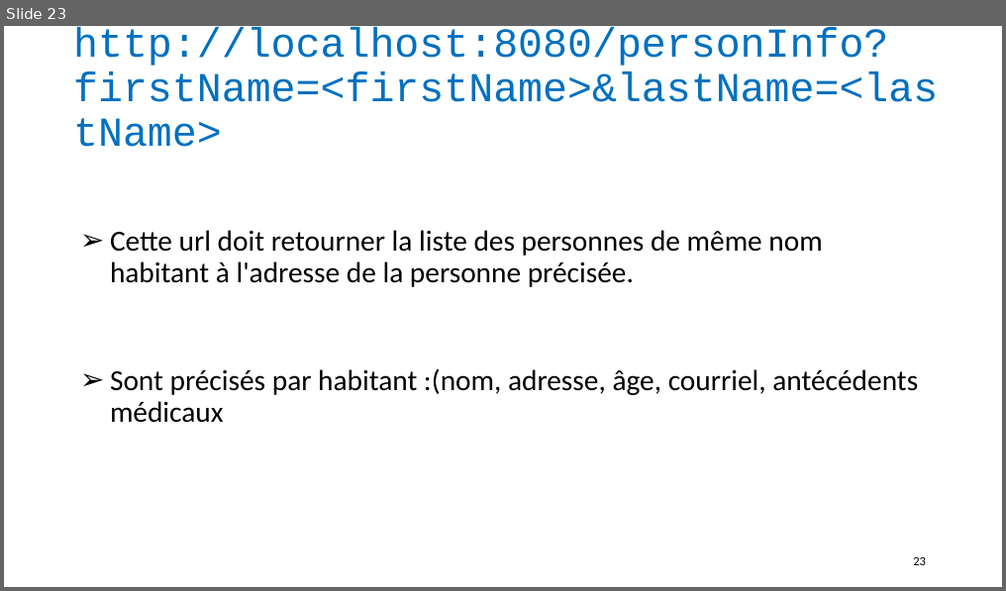
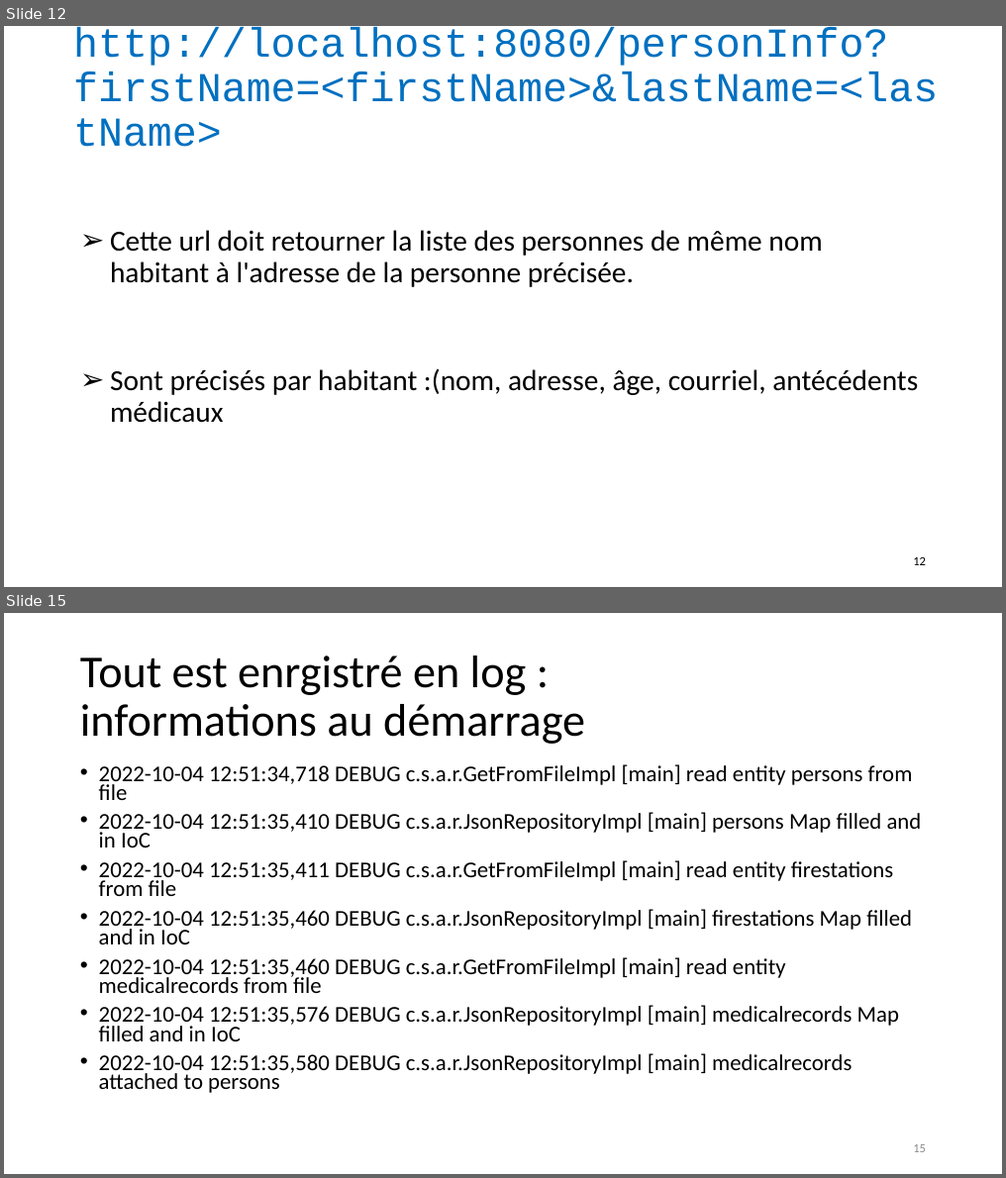
Before and after one commit to andrechico999/https-github.com-emmo78-com.safetynet.alerts, a slide deck: A_Livrables/MOREL_Olivier_4_slides_062022.pptx. Shown one above the other, each under a label of ours: slide 23 before the commit, slides 12 and 15 after it; the slides between them are not shown. The pictures are 1006x591 and 1006x1178 pixels, drawn with LibreOffice and Linux fonts; fonts in the diff are those of the drawing. Boxes give left, top, right and bottom in pixels: in the first picture for what was removed or moved away, otherwise in the second. Text is boxed around its words. In the diff, an @@ line names an element or a change of style, - is before the commit and + after.

```diff
--- a/A_Livrables/MOREL_Olivier_4_slides_062022.pptx
+++ b/A_Livrables/MOREL_Olivier_4_slides_062022.pptx
@@ slide 15 added at bbox=[4, 613, 1002, 1174], background #FFFFFF @@
@@ title added at bbox=[80, 656, 585, 744], 44 pt, text #000000 @@
+Tout est enrgistré en log :
+informations au démarrage
@@ text added at bbox=[99, 764, 922, 1093], 21.7 pt, text #000000 @@
+• 2022-10-04 12:51:34,718 DEBUG c.s.a.r.GetFromFileImpl [main] read entity persons from file
+• 2022-10-04 12:51:35,410 DEBUG c.s.a.r.JsonRepositoryImpl [main] persons Map filled and in IoC
+• 2022-10-04 12:51:35,411 DEBUG c.s.a.r.GetFromFileImpl [main] read entity firestations from file
+• 2022-10-04 12:51:35,460 DEBUG c.s.a.r.JsonRepositoryImpl [main] firestations Map filled and in IoC
+• 2022-10-04 12:51:35,460 DEBUG c.s.a.r.GetFromFileImpl [main] read entity medicalrecords from file
+• 2022-10-04 12:51:35,576 DEBUG c.s.a.r.JsonRepositoryImpl [main] medicalrecords Map filled and in IoC
+• 2022-10-04 12:51:35,580 DEBUG c.s.a.r.JsonRepositoryImpl [main] medicalrecords attached to persons
@@ page number added at bbox=[913, 1145, 926, 1153], 12 pt, text #8C8C8C @@
+15
@@ what was slide 23 is now slide 12 @@
@@ page number at bbox=[913, 558, 926, 566]: text changed @@
-23
+12
```
Also in this commit, not shown: 1 slide changed, 4 other slides added, 13 slides removed, 4 other files.
